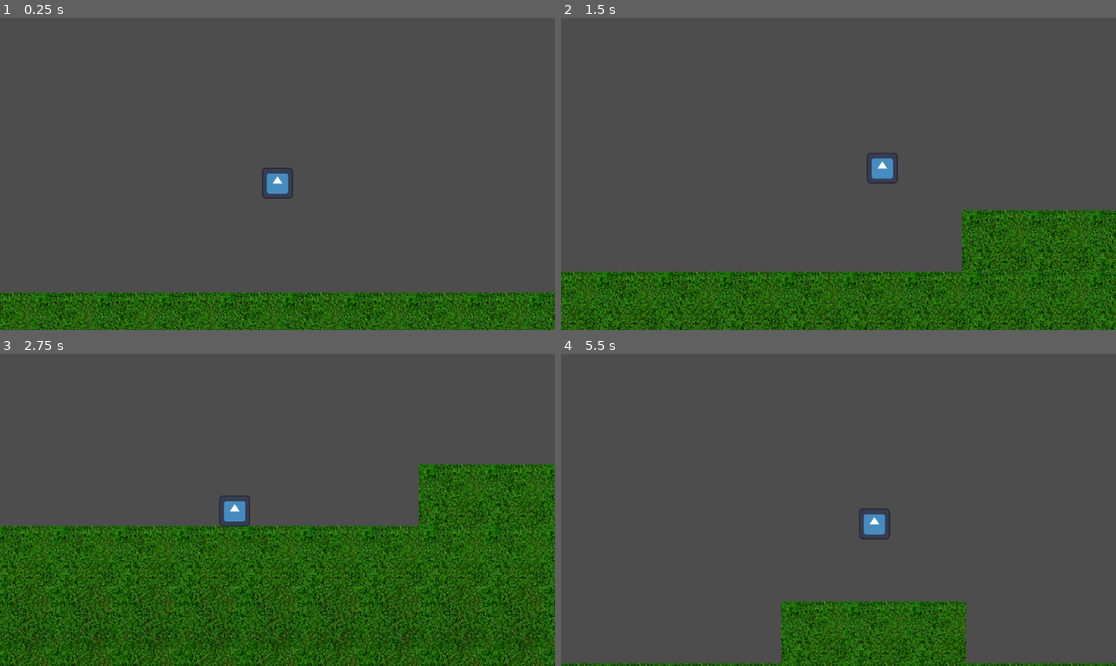
Above: before the commit, frames 1-4 (two rows, left to right).
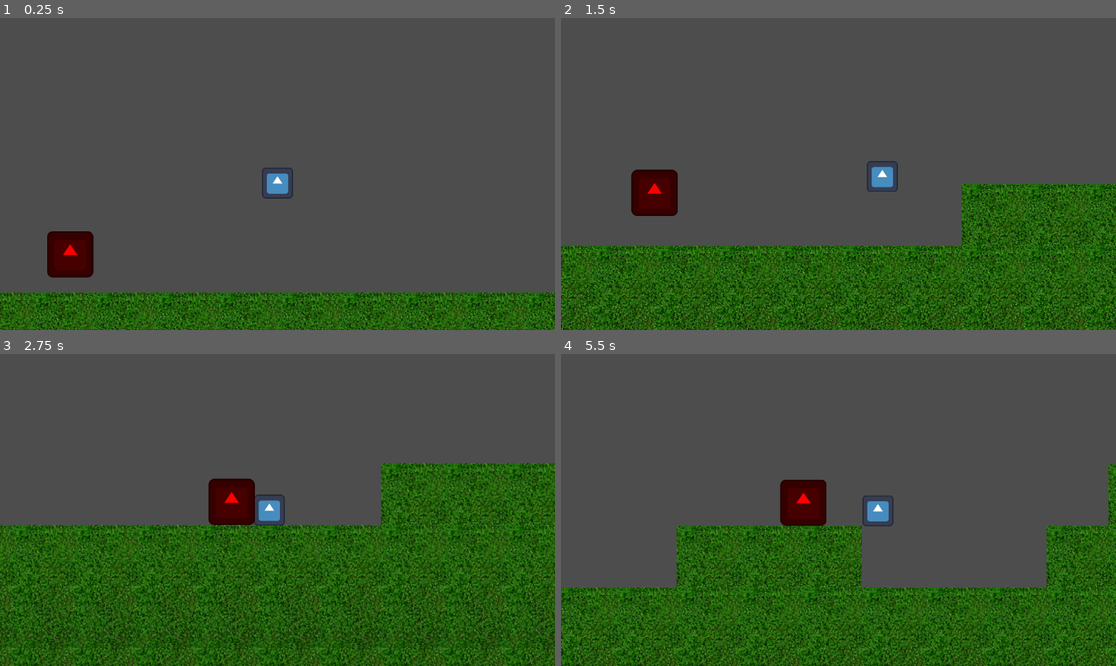
Above: after the commit, the same moments.

Repository: drew-kinsey-09/The_Chase
Game: Godot game, scene res://main.tscn
Two runs of this game, one before a commit and one after it. Both use one fixed random seed, a clock stepped at 60 frames per second and the inputs below. The engine's default icon, where the game draws it, is replaced by a stand-in: a white triangle on a blue panel in a dark square.
Inputs:
- Up to frame 1 (0.25 s): no input
- Up to frame 2 (1.5 s): tap Enter (ui_accept) at 0.5, 0.77 s; hold Right (ui_right) from 0.53 s (still down)
- Up to frame 3 (2.75 s): tap Enter (ui_accept) at 1.52 s; release Right (ui_right) at 2.03 s; hold Left (ui_left) from 2.03 s (still down)
- Up to frame 4 (5.5 s): release Left (ui_left) at 2.78 s; hold Right (ui_right) 2.78-4.28 s; tap Enter (ui_accept) at 3.02, 3.77, 4.52 s; hold Left (ui_left) 4.28-5.03 s; hold Right (ui_right) from 5.03 s (still down)

The runs differ from the first frame. In frame 1, 1.2% of the frame differs, in the area x 8-17%, y 68-84%; in frame 2, 22%; in frame 3, 27%; in frame 4, 32%, in the area x 0-100%, y 35-100%.

Commit message:
Enemy chases player

Diff:
--- a/the-chase/character_body_2d.gd
+++ b/the-chase/character_body_2d.gd
@@ -2,20 +2,16 @@
 
 
 const SPEED = 500.0
-const JUMP_VELOCITY = -600.0
+const JUMP_VELOCITY = -500.0
 
 
 func _physics_process(delta: float) -> void:
-	# Add the gravity.
 	if not is_on_floor():
 		velocity += get_gravity() * delta
 
-	# Handle jump.
 	if Input.is_action_just_pressed("ui_accept") and is_on_floor():
 		velocity.y = JUMP_VELOCITY
 
-	# Get the input direction and handle the movement/deceleration.
-	# As good practice, you should replace UI actions with custom gameplay actions.
 	var direction := Input.get_axis("ui_left", "ui_right")
 	if direction:
 		velocity.x = direction * SPEED
--- /dev/null
+++ b/the-chase/enemy.gd
@@ -0,0 +1,11 @@
+extends CharacterBody2D
+
+var run_speed = 350
+@onready var player = $"../Player"
+
+# Got this function from https://kidscancode.org/godot_recipes/4.x/ai/chasing/index.html
+func _physics_process(delta):
+	velocity = Vector2.ZERO
+	if player:
+		velocity = position.direction_to(player.position) * run_speed
+	move_and_slide()
--- /dev/null
+++ b/the-chase/enemy.tscn
@@ -0,0 +1,16 @@
+[gd_scene load_steps=3 format=3 uid="uid://c2efg3l7it3hb"]
+
+[ext_resource type="Texture2D" uid="uid://cpx5ppiwwc6lb" path="res://icon.svg" id="1_7k104"]
+
+[sub_resource type="RectangleShape2D" id="RectangleShape2D_7k104"]
+size = Vector2(96, 96)
+
+[node name="CharacterBody2D" type="CharacterBody2D"]
+
+[node name="Icon" type="Sprite2D" parent="."]
+modulate = Color(1, 0, 0, 1)
+scale = Vector2(0.75, 0.75)
+texture = ExtResource("1_7k104")
+
+[node name="CollisionShape2D" type="CollisionShape2D" parent="."]
+shape = SubResource("RectangleShape2D_7k104")
--- a/the-chase/main.tscn
+++ b/the-chase/main.tscn
@@ -6,6 +6,8 @@
 [ext_resource type="PackedScene" uid="uid://cf53qfm1efyio" path="res://area_2d.tscn" id="4_1bvp3"]
 [ext_resource type="Texture2D" uid="uid://dejvbhmn1xif4" path="res://pixel_door.png" id="6_7mycd"]
 [ext_resource type="Script" uid="uid://d3rhssbfygu86" path="res://door.gd" id="6_272bh"]
+[ext_resource type="PackedScene" uid="uid://c2efg3l7it3hb" path="res://enemy.tscn" id="7_272bh"]
+[ext_resource type="Script" uid="uid://bqtwao7qlpjxu" path="res://enemy.gd" id="8_5vw27"]
 
 [sub_resource type="TileSetAtlasSource" id="TileSetAtlasSource_1bvp3"]
 texture = ExtResource("1_0xm2m")
@@ -286,18 +288,18 @@
 format = 2
 layer_0/tile_data = PackedInt32Array(196603, 0, 0, 196604, 0, 0, 196605, 0, 0, 196606, 0, 0, 196607, 0, 0, 131072, 0, 0 …(4696 unchanged characters)…
 
-[node name="CharacterBody2D" type="CharacterBody2D" parent="."]
+[node name="Player" type="CharacterBody2D" parent="."]
 script = ExtResource("2_1bvp3")
 
-[node name="CollisionShape2D" type="CollisionShape2D" parent="CharacterBody2D"]
+[node name="CollisionShape2D" type="CollisionShape2D" parent="Player"]
 scale = Vector2(0.5, 0.5)
 shape = SubResource("RectangleShape2D_7mycd")
 
-[node name="Icon" type="Sprite2D" parent="CharacterBody2D"]
+[node name="Icon" type="Sprite2D" parent="Player"]
 scale = Vector2(0.5, 0.5)
 texture = ExtResource("2_h2yge")
 
-[node name="Camera2D" type="Camera2D" parent="CharacterBody2D"]
+[node name="Camera2D" type="Camera2D" parent="Player"]
 position_smoothing_enabled = true
 
 [node name="Key" type="Node2D" parent="."]
@@ -318,4 +320,8 @@
 position = Vector2(2056, 56)
 texture = ExtResource("6_7mycd")
 
+[node name="Enemy" parent="." instance=ExtResource("7_272bh")]
+position = Vector2(-512, 208)
+script = ExtResource("8_5vw27")
+
 [connection signal="door_opened" from="Key/Area2D" to="Door" method="_on_area_2d_door_opened"]
Not shown, added: the-chase/enemy.gd.uid
Not shown: 1 places in the-chase/main.tscn that only renumber resources
